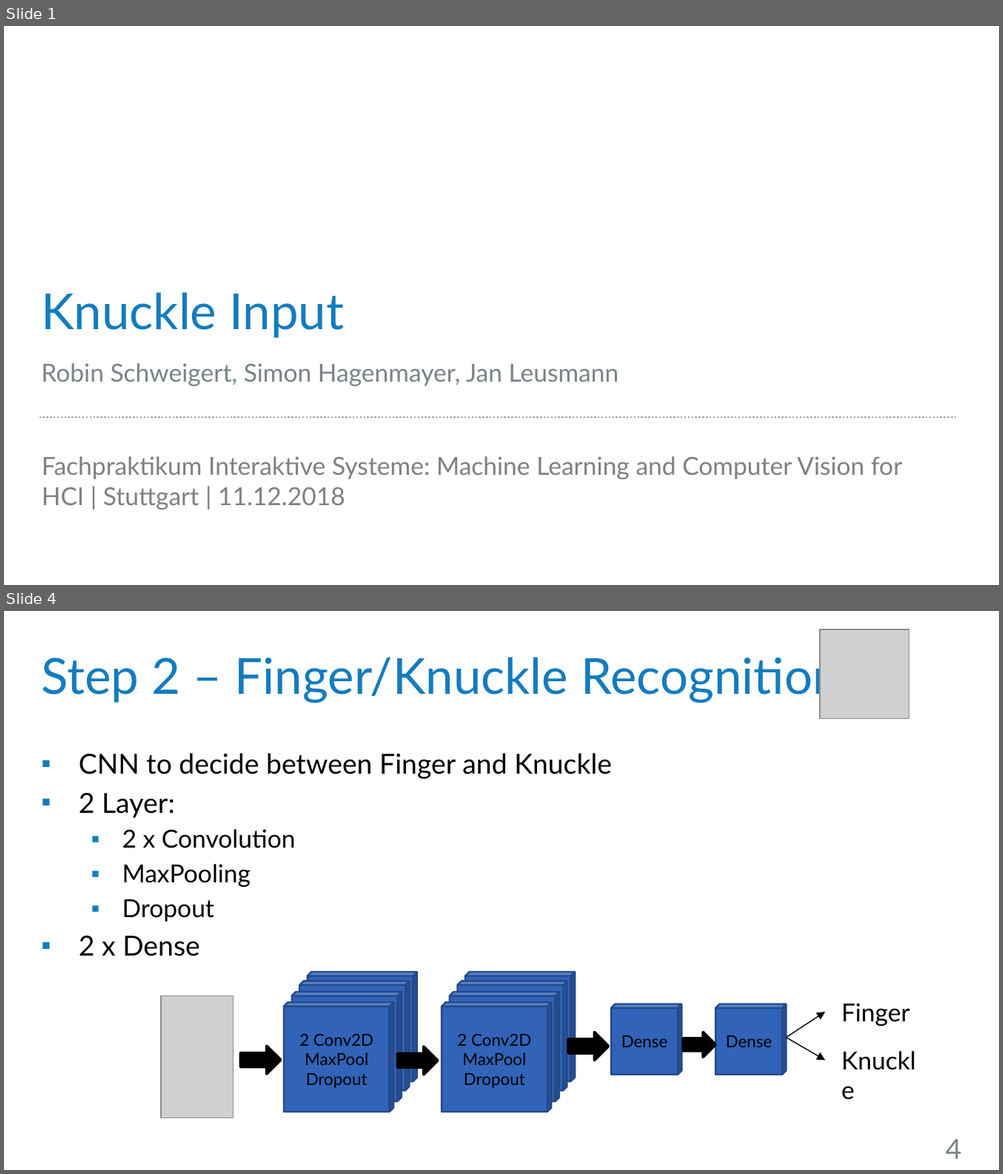
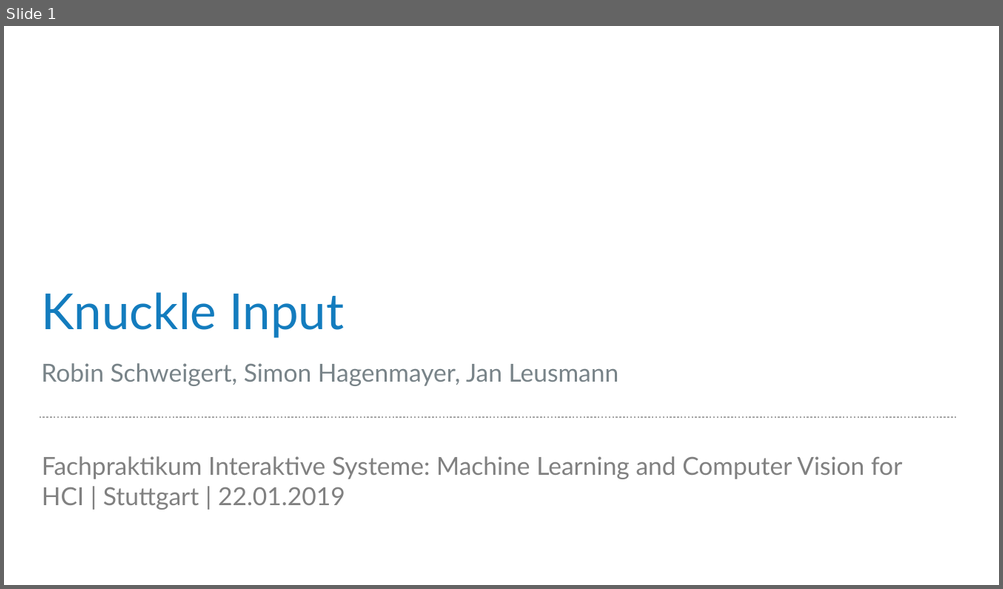
Before and after one commit to robsch94/FaPraKnuckleInput, a slide deck: Presentations/InterimPresentation.pptx. Shown one above the other, each under a label of ours: slides 1 and 4 before the commit, slide 1 after it; the slides between them are not shown. The pictures are 1003x1174 and 1003x589 pixels, drawn with LibreOffice and Linux fonts; fonts in the diff are those of the drawing; grey boxes stand for pictures; background and template pictures are left out. Boxes give left, top, right and bottom in pixels: in the first picture for what was removed or moved away, otherwise in the second. Text is boxed around its words. In the diff, an @@ line names an element or a change of style, - is before the commit and + after.

```diff
--- a/Presentations/InterimPresentation.pptx
+++ b/Presentations/InterimPresentation.pptx
@@ slide 4 removed at (4,611,999,1170), background #FFFFFF @@
@@ picture removed at (819,630,908,718) @@
@@ title removed at (41,651,839,703) @@
-Step 2 – Finger/Knuckle Recognition
@@ text removed at (79,753,612,957) @@
-▪ CNN to decide between Finger and Knuckle
-▪ 2 Layer:
-  ▪ 2 x Convolution
-  ▪ MaxPooling
-  ▪ Dropout
-▪ 2 x Dense
@@ picture removed at (161,997,233,1119) @@
@@ group removed at (284,972,417,1112): 4 cubes @@
-2 Conv2D
-MaxPool
-Dropout
@@ group removed at (441,972,575,1112): 4 cubes @@
-2 Conv2D
-MaxPool
-Dropout
@@ cube removed at (611,1005,681,1076) @@
-Dense
@@ cube removed at (715,1005,785,1076) @@
-Dense
@@ text removed at (841,1003,910,1026) @@
-Finger
@@ arrow removed from (785, 1038) to (825, 1012) @@
@@ right arrow removed at (241,1047,281,1074) @@
@@ right arrow removed at (398,1047,438,1074) @@
@@ right arrow removed at (568,1033,608,1060) @@
@@ right arrow removed at (683,1033,715,1057) @@
@@ arrow removed from (785, 1038) to (825, 1060) @@
@@ text removed at (831,1041,938,1080) @@
-Knuckle
@@ page number removed at (945,1139,962,1159) @@
-4
@@ slide 1 changed as well @@
@@ text at (42,457,902,510): text changed @@
-Fachpraktikum Interaktive Systeme: Machine Learning and Computer Vision for HCI | Stuttgart | 11.12.2018
+Fachpraktikum Interaktive Systeme: Machine Learning and Computer Vision for HCI | Stuttgart | 22.01.2019
```
Also in this commit, not shown: 9 other slides removed, 1 other file.
